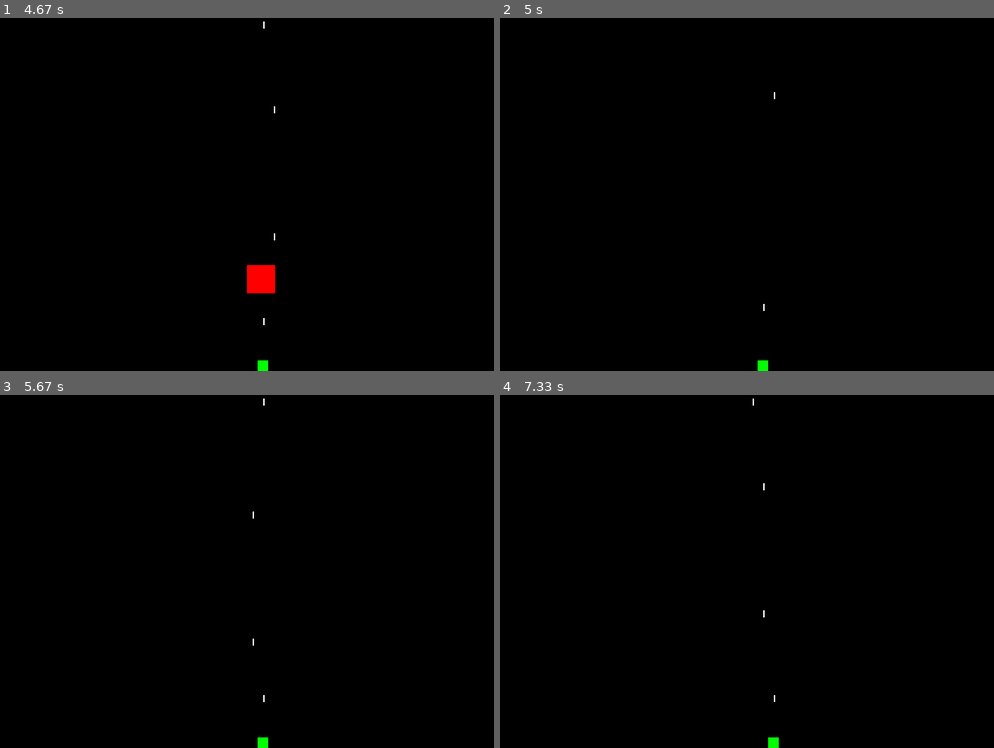
Above: before the commit, frames 1-4 (two rows, left to right).
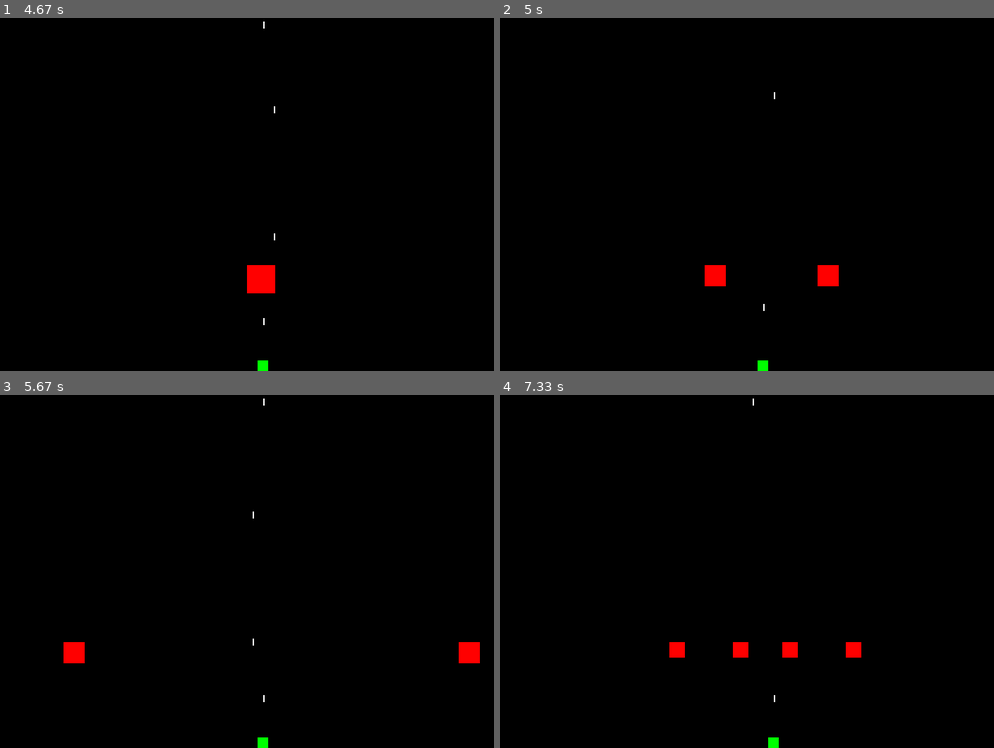
Above: after the commit, the same moments.

Repository: sarahcstringer/games
Game: pygame game, started from game.py
Same seed, same stepped clock (60 frames per second), same inputs: the game is played once before the commit and once after it.
Inputs:
- Up to frame 1 (4.67 s): hold Right 0.33-0.8 s; hold Right 0.83-1.3 s; tap Space at 0.9, 1.2, 1.4, 1.7, 1.97, 2.27, 2.4, 2.7, 3.07, 3.37, 3.57, 3.87, 4.07, 4.37, 4.57 s; hold Left 1.33-1.87 s; hold Left 1.9-2.3 s; hold Right 2.33-2.97 s; hold Left 3-3.47 s; hold Right 3.5-3.97 s; hold Right 4-4.47 s; hold Left from 4.5 s (still down)
- Up to frame 2 (5 s): keep holding Left; tap Space at 4.87 s
- Up to frame 3 (5.67 s): release Left at 5.03 s; hold Left 5.07-5.47 s; tap Space at 5.13, 5.43, 5.57 s; hold Right from 5.5 s (still down)
- Up to frame 4 (7.33 s): tap Space at 5.87, 6.23, 6.53, 6.73, 7.03, 7.23 s; release Right at 6.13 s; hold Left 6.17-6.63 s; hold Right 6.67-7.13 s; hold Right from 7.17 s (still down)

Frame 1 is identical in both runs. In frame 2, 0.5% of the frame differs, in the area x 41-69%, y 70-76%; in frame 3, 0.5%; in frame 4, 0.6%, in the area x 34-74%, y 25-75%.

Commit message:
Created annoying game.

Diff:
--- a/game.py
+++ b/game.py
@@ -38,13 +38,14 @@
 class Blob(pygame.sprite.Sprite):
     """Blobs."""
 
-    def __init__(self, x, y):
+    def __init__(self, x, y, size=40):
         super(Blob, self).__init__()
-        self.image = pygame.Surface([40, 40])
+        self.image = pygame.Surface([size, size])
         self.image.fill(RED)
         self.rect = self.image.get_rect()
         self.rect.x = x
         self.rect.y = y
+        self.size = size
         self.direction = 'right'
 
     def move(self):
@@ -107,11 +108,20 @@
 
         screen.fill(BLACK)
 
-        for laser in lasers:
+        for blob in blobs:
 
-            hits = pygame.sprite.spritecollide(laser, blobs, True)
+            hits = pygame.sprite.spritecollide(blob, lasers, True)
             if hits:
-                lasers.remove(laser)
+                if blob.size < 25:
+                    blobs.remove(blob)
+                else:
+                    blob1 = Blob(blob.rect.x, blob.rect.y, blob.size *.75)
+                    blob2 = Blob(blob.rect.x, blob.rect.y, blob.size *.75)
+                    blob2.direction = 'left'
+
+                    blobs.remove(blob)
+                    blobs.add(blob1)
+                    blobs.add(blob2)
 
         for thing in blobs:
             thing.move()
